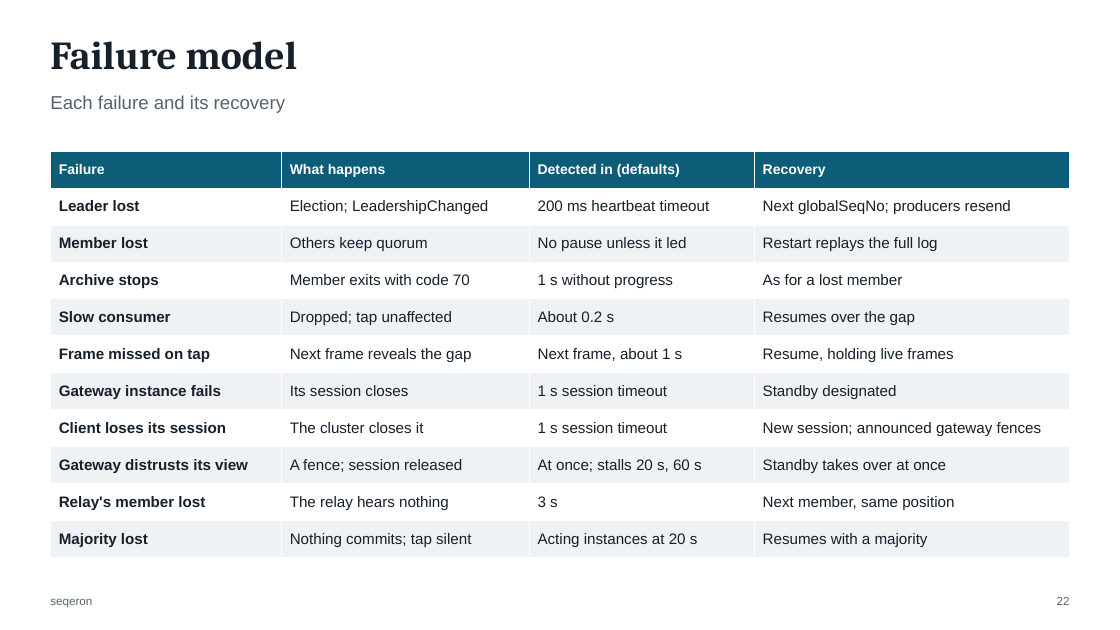
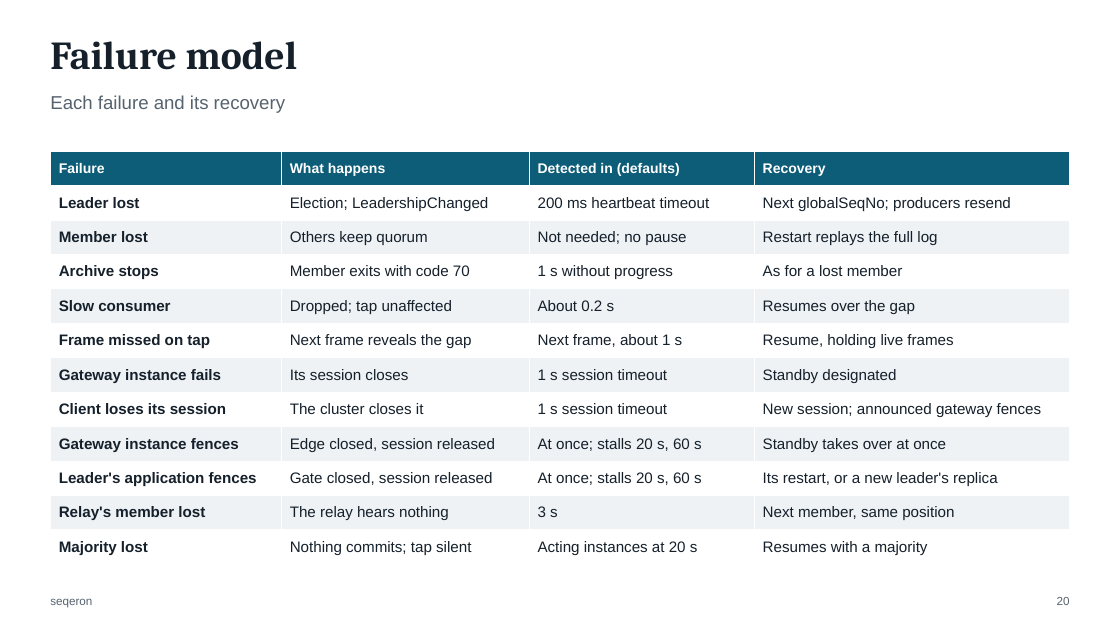
Before and after one commit to FredrikJDahlberg/seqeron, a slide deck: slide 20 of doc/presentation/seqeron-architecture.pptx (slide 22 before the commit). Drawn at 1120x630 pixels with LibreOffice and Linux fonts; fonts in the diff are those of the drawing. Boxes give left, top, right and bottom in pixels: in the first picture for what was removed or moved away, otherwise in the second. Text is boxed around its words. In the diff, an @@ line names an element or a change of style, - is before the commit and + after.

```diff
--- a/doc/presentation/seqeron-architecture.pptx
+++ b/doc/presentation/seqeron-architecture.pptx
@@ table at <box>50,151,1070,565</box> @@
-row 3, column 3: No pause unless it led
+row 3, column 3: Not needed; no pause
-row 9: Gateway distrusts its view | A fence; session released | At once; stalls 20 s, 60 s | Standby takes over at once
+row 9: Gateway instance fences | Edge closed, session released | At once; stalls 20 s, 60 s | Standby takes over at once
+row 10: Leader's application fences | Gate closed, session released | At once; stalls 20 s, 60 s | Its restart, or a new leader's replica
@@ page number at <box>1057,597,1070,605</box>: text changed @@
-22
+20
```
Also in this commit, not shown: 25 other slides changed, 4 slides added, 1 other file.
